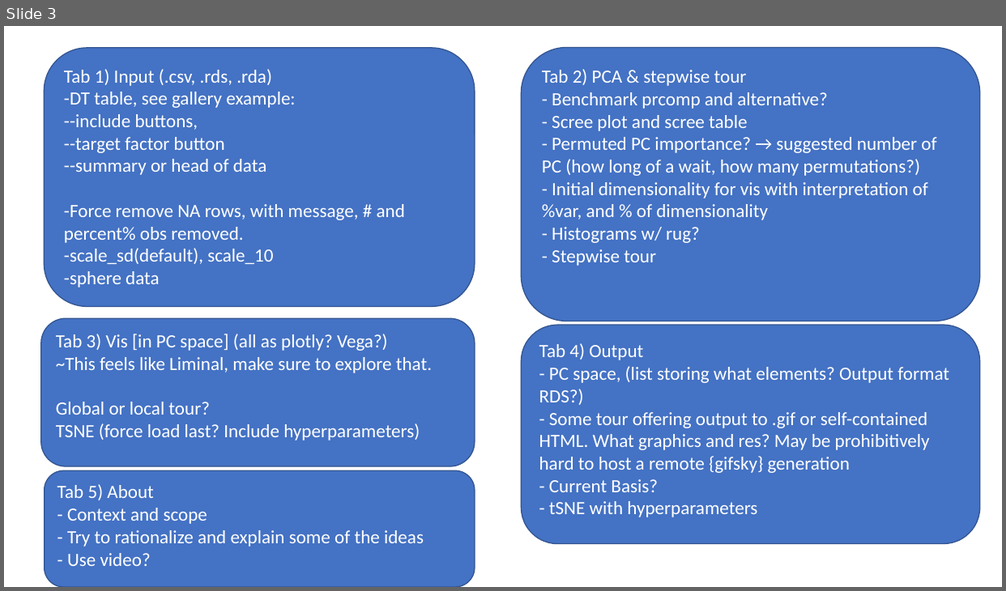
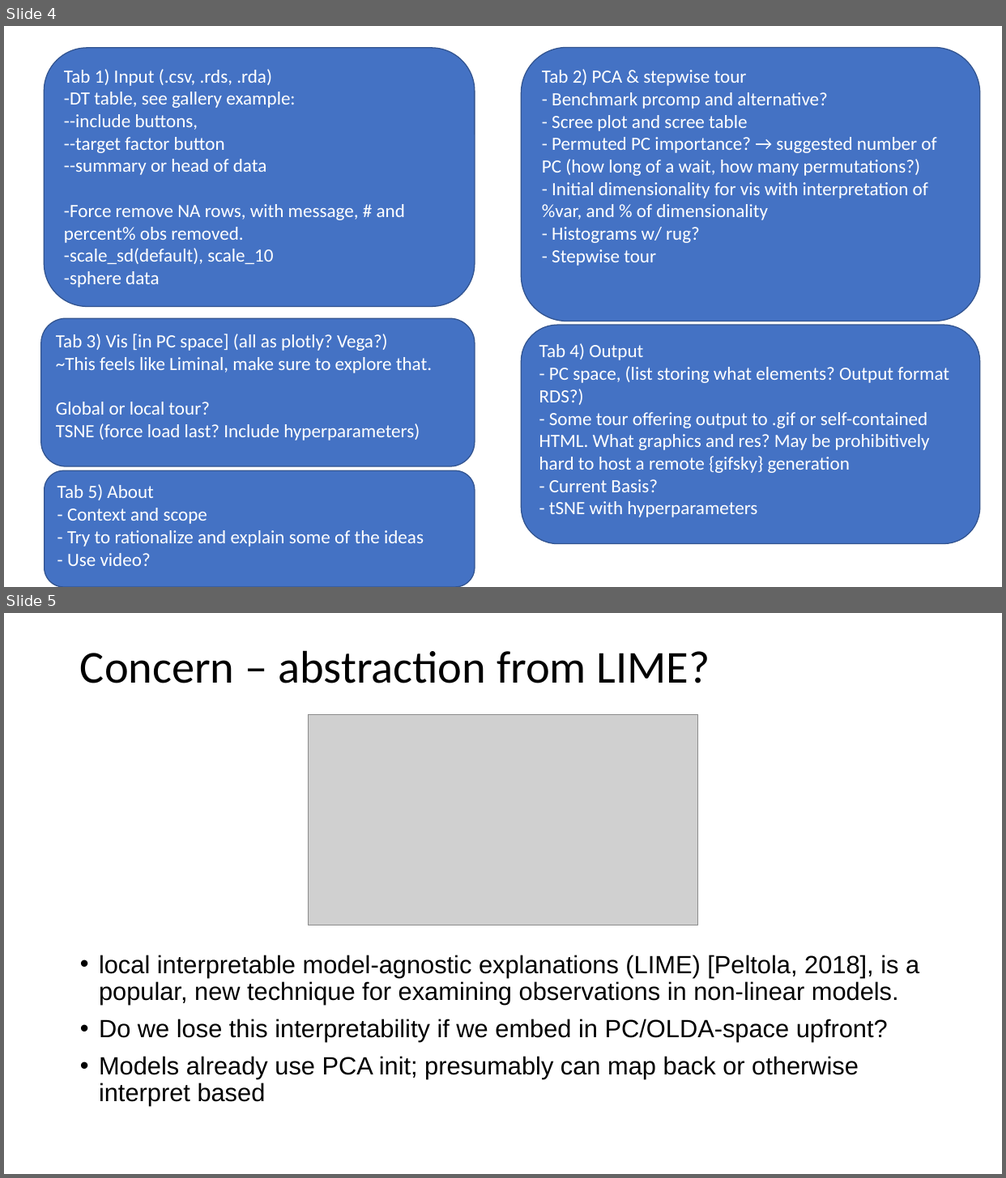
Before and after one commit to nspyrison/ML_EDA, a slide deck: zDesignDrafts/Sketch for stepwise tour.pptx. Shown one above the other, each under a label of ours: slide 3 before the commit, slides 4 and 5 after it. The pictures are 1006x591 and 1006x1178 pixels, drawn with LibreOffice and Linux fonts; fonts in the diff are those of the drawing; grey boxes stand for pictures. Boxes give left, top, right and bottom in pixels: in the first picture for what was removed or moved away, otherwise in the second. Text is boxed around its words. In the diff, an @@ line names an element or a change of style, - is before the commit and + after.

```diff
--- a/zDesignDrafts/Sketch for stepwise tour.pptx
+++ b/zDesignDrafts/Sketch for stepwise tour.pptx
@@ slide 5 added at (4,613,1002,1174), background #FFFFFF @@
@@ title added at (80,650,710,683), 44 pt, text #000000 @@
+Concern – abstraction from LIME?
@@ picture added at (308,715,698,925) @@
@@ text added at (99,955,919,1106), 24 pt, text #000000 @@
+• local interpretable model-agnostic explanations (LIME) [Peltola, 2018], is a popular, new technique for examining observations in non-linear models.
+• Do we lose this interpretability if we embed in PC/OLDA-space upfront?
+• Models already use PCA init; presumably can map back or otherwise interpret based
@@ what was slide 3 is now slide 4 @@
```
Also in this commit, not shown: 2 other slides added, 3 other files.
